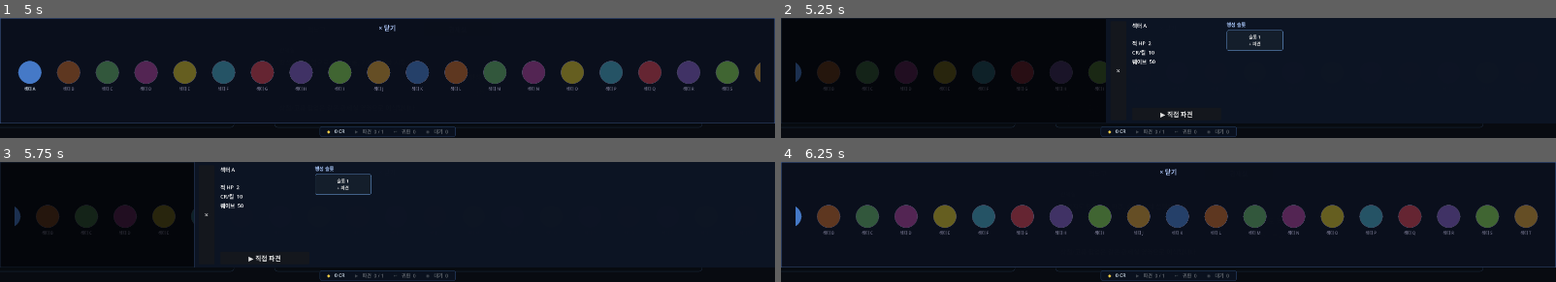
Above: before the commit, frames 1-4 (two rows, left to right).
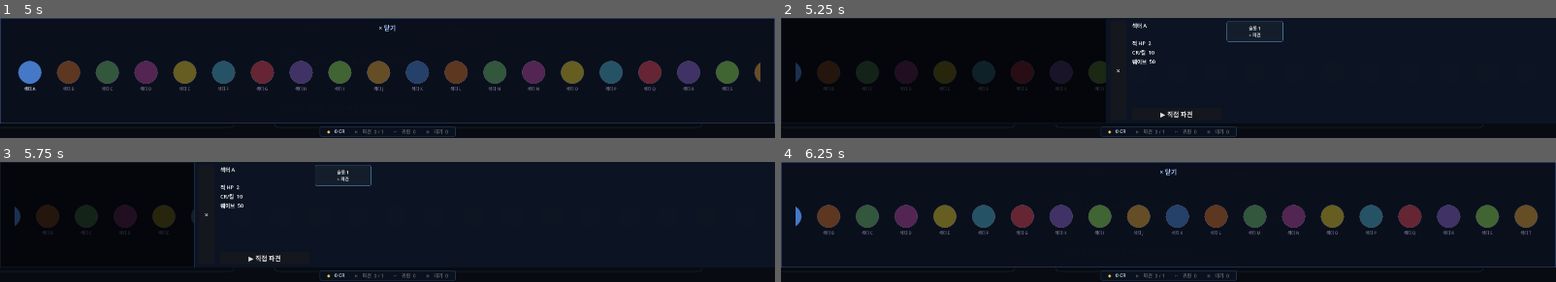
Above: after the commit, the same moments.

Repository: havergooday/dockclicker
Game: Godot game, scene res://scenes/main/main.tscn
Same seed, same stepped clock (60 frames per second), same inputs: the game is played once before the commit and once after it.
Inputs (mouse positions are in pixels of both pictures, inside the frame that each line leads up to):
- Up to frame 1 (5 s): click "항성지도 열기" at 0.5 s; click "× 닫기" at 1.25 s; click "격납고" at 2 s; click "브릿지" at 2.75 s; click "관제실" at 3.5 s; click "항성지도 열기" at 4.25 s
- Up to frame 2 (5.25 s): click (812, 76) at 5.02 s
- Up to frame 3 (5.75 s): no input
- Up to frame 4 (6.25 s): click "×" at 5.75 s

Frame 1 is identical in both runs. In frame 2, 0.5% of the frame differs, in the area x 57-65%, y 2-28%; in frame 3, 0.4%; in frame 4, nothing differs.

Commit message:
refactor: inline bay selection in star map popup
슬롯 클릭 시 플로팅 팝업 체인(베이 선택 → 확인) 대신 슬라이드 패널
내 슬롯 영역이 인라인 베이 목록으로 전환되는 방식으로 교체.
팝업 관련 변수·함수 제거, _show_bay_list / _hide_bay_list / _dispatch_from_bay 추가.

Co-Authored-By: Claude Sonnet 4.6 <noreply@anthropic.com>

Diff:
--- a/scripts/ui/star_map_popup.gd
+++ b/scripts/ui/star_map_popup.gd
@@ -18,23 +18,18 @@
 var _slide_panel: PanelContainer
 var _detail_info_label: Label
 var _slot_grid: GridContainer
-var _ship_popup: PanelContainer
-var _ship_popup_body: VBoxContainer
-var _confirm_popup: PanelContainer
-var _confirm_label: Label
 var _toast_label: Label
-var _confirm_bay_index: int = -1
 var _selected_planet_id: String = ""
 var _planet_detail_mode: bool = false
-var _selected_slot_index: int = -1
-var _selected_bay_index: int = -1
-var _last_ship_anchor: Control = null
 var _planet_buttons: Dictionary = {}
 var _saved_planet_scroll_x: int = 0
 var _planet_dragging: bool = false
 var _planet_drag_anchor_x: float = 0.0
 var _planet_drag_scroll_start: int = 0
 var _detail_overlay: ColorRect
+var _slot_scroll_container: ScrollContainer
+var _bay_list_container: VBoxContainer
+var _bay_select_mode: bool = false
 
 
 func _ready() -> void:
@@ -75,14 +70,11 @@
 	tween.tween_property(_main_panel, "offset_top", -POPUP_HEIGHT, 0.18).set_ease(Tween.EASE_IN).set_trans(Tween.TRANS_SINE)
 	tween.tween_callback(func():
 		hide()
-		_hide_ship_popup()
-		_hide_confirm_popup()
 		_hide_toast()
+		_hide_bay_list()
 		_slide_panel.visible = false
 		_detail_overlay.visible = false
 		_planet_dragging = false
-		_selected_slot_index = -1
-		_selected_bay_index = -1
 		_planet_detail_mode = false
 	)
 
@@ -245,117 +237,43 @@
 	var direct_btn := Button.new()
 	direct_btn.text = "▶ 직접 파견"
 	direct_btn.custom_minimum_size = Vector2(0, 32)
-	direct_btn.pressed.connect(func(): _confirm_dispatch(-1))
+	direct_btn.pressed.connect(func():
+		GameState.selected_planet = _selected_planet_id
+		GameState.start_direct_dispatch()
+		PanelManager.show_panel("clicker")
+		hide()
+	)
 	info_section.add_child(direct_btn)
 
 	# Right: planet slot section
 	var slot_wrap := VBoxContainer.new()
 	slot_wrap.size_flags_horizontal = Control.SIZE_EXPAND_FILL
-	slot_wrap.add_theme_constant_override("separation", 4)
+	slot_wrap.size_flags_vertical = Control.SIZE_EXPAND_FILL
 	row.add_child(slot_wrap)
 
-	var slot_title := Label.new()
-	slot_title.text = "행성 슬롯"
-	slot_title.add_theme_font_size_override("font_size", 12)
-	slot_title.modulate = Color(0.68, 0.80, 1.0)
-	slot_wrap.add_child(slot_title)
-
-	var slot_scroll := ScrollContainer.new()
-	slot_scroll.horizontal_scroll_mode = ScrollContainer.SCROLL_MODE_AUTO
-	slot_scroll.vertical_scroll_mode = ScrollContainer.SCROLL_MODE_DISABLED
-	slot_scroll.size_flags_horizontal = Control.SIZE_EXPAND_FILL
-	slot_scroll.size_flags_vertical = Control.SIZE_EXPAND_FILL
-	slot_wrap.add_child(slot_scroll)
+	_slot_scroll_container = ScrollContainer.new()
+	_slot_scroll_container.horizontal_scroll_mode = ScrollContainer.SCROLL_MODE_AUTO
+	_slot_scroll_container.vertical_scroll_mode = ScrollContainer.SCROLL_MODE_DISABLED
+	_slot_scroll_container.size_flags_horizontal = Control.SIZE_EXPAND_FILL
+	_slot_scroll_container.size_flags_vertical = Control.SIZE_EXPAND_FILL
+	slot_wrap.add_child(_slot_scroll_container)
 
 	_slot_grid = GridContainer.new()
 	_slot_grid.columns = 4
 	_slot_grid.add_theme_constant_override("h_separation", 8)
 	_slot_grid.add_theme_constant_override("v_separation", 8)
-	slot_scroll.add_child(_slot_grid)
+	_slot_scroll_container.add_child(_slot_grid)
+
+	_bay_list_container = VBoxContainer.new()
+	_bay_list_container.size_flags_horizontal = Control.SIZE_EXPAND_FILL
+	_bay_list_container.size_flags_vertical = Control.SIZE_EXPAND_FILL
+	_bay_list_container.add_theme_constant_override("separation", 4)
+	_bay_list_container.visible = false
+	slot_wrap.add_child(_bay_list_container)
 
 
 func _build_float_popups() -> void:
-	_ship_popup = PanelContainer.new()
-	_ship_popup.visible = false
-	_ship_popup.mouse_filter = Control.MOUSE_FILTER_STOP
-	_ship_popup.size = Vector2(240, 240)
-	var ship_style := StyleBoxFlat.new()
-	ship_style.bg_color = Color(0.05, 0.08, 0.14, 0.98)
-	ship_style.border_color = Color(0.40, 0.60, 0.82, 0.9)
-	ship_style.set_border_width_all(1)
-	ship_style.set_corner_radius_all(6)
-	ship_style.content_margin_left = 10
-	ship_style.content_margin_right = 10
-	ship_style.content_margin_top = 8
-	ship_style.content_margin_bottom = 8
-	_ship_popup.add_theme_stylebox_override("panel", ship_style)
-	add_child(_ship_popup)
-
-	var ship_root := VBoxContainer.new()
-	ship_root.set_anchors_and_offsets_preset(Control.PRESET_FULL_RECT)
-	ship_root.add_theme_constant_override("separation", 6)
-	_ship_popup.add_child(ship_root)
-
-	var ship_header := HBoxContainer.new()
-	ship_root.add_child(ship_header)
-
-	var ship_title := Label.new()
-	ship_title.text = "베이 선택"
-	ship_title.add_theme_font_size_override("font_size", 13)
-	ship_title.size_flags_horizontal = Control.SIZE_EXPAND_FILL
-	ship_header.add_child(ship_title)
-
-	var ship_close := Button.new()
-	ship_close.text = "×"
-	ship_close.custom_minimum_size = Vector2(24, 0)
-	ship_close.pressed.connect(_hide_ship_popup)
-	ship_header.add_child(ship_close)
-
-	_ship_popup_body = VBoxContainer.new()
-	_ship_popup_body.add_theme_constant_override("separation", 4)
-	_ship_popup_body.size_flags_horizontal = Control.SIZE_EXPAND_FILL
-	_ship_popup_body.size_flags_vertical = Control.SIZE_EXPAND_FILL
-	ship_root.add_child(_ship_popup_body)
-
-	_confirm_popup = PanelContainer.new()
-	_confirm_popup.visible = false
-	_confirm_popup.mouse_filter = Control.MOUSE_FILTER_STOP
-	_confirm_popup.size = Vector2(190, 102)
-	var confirm_style := StyleBoxFlat.new()
-	confirm_style.bg_color = Color(0.05, 0.08, 0.14, 0.98)
-	confirm_style.border_color = Color(0.54, 0.74, 1.0, 0.9)
-	confirm_style.set_border_width_all(1)
-	confirm_style.set_corner_radius_all(6)
-	confirm_style.content_margin_left = 10
-	confirm_style.content_margin_right = 10
-	confirm_style.content_margin_top = 8
-	confirm_style.content_margin_bottom = 8
-	_confirm_popup.add_theme_stylebox_override("panel", confirm_style)
-	add_child(_confirm_popup)
-
-	var confirm_root := VBoxContainer.new()
-	confirm_root.set_anchors_and_offsets_preset(Control.PRESET_FULL_RECT)
-	confirm_root.add_theme_constant_override("separation", 6)
-	_confirm_popup.add_child(confirm_root)
-
-	_confirm_label = Label.new()
-	_confirm_label.text = "파견 시작?"
-	_confirm_label.horizontal_alignment = HORIZONTAL_ALIGNMENT_CENTER
-	confirm_root.add_child(_confirm_label)
-
-	var confirm_buttons := HBoxContainer.new()
-	confirm_buttons.add_theme_constant_override("separation", 6)
-	confirm_root.add_child(confirm_buttons)
-
-	var ok_btn := Button.new()
-	ok_btn.text = "확인"
-	ok_btn.pressed.connect(func(): _confirm_dispatch(_confirm_bay_index))
-	confirm_buttons.add_child(ok_btn)
-
-	var cancel_btn := Button.new()
-	cancel_btn.text = "취소"
-	cancel_btn.pressed.connect(_hide_confirm_popup)
-	confirm_buttons.add_child(cancel_btn)
+	pass
 
 
 func _build_toast() -> void:
@@ -490,7 +408,7 @@
 	btn.add_theme_font_size_override("font_size", 11)
 	if bay_index < 0:
 		btn.text = "슬롯 %d\n+ 파견" % (slot_idx + 1)
-		btn.pressed.connect(func(): _open_ship_popup(slot_idx, btn))
+		btn.pressed.connect(func(): _show_bay_list(slot_idx))
 		_apply_slot_style(btn, "offline", false)
 	else:
 		var slot := GameState.auto_slots[bay_index] as DispatchManager.AutoSlot
@@ -564,8 +482,7 @@
 
 func _deselect_planet() -> void:
 	_planet_detail_mode = false
-	_hide_ship_popup()
-	_hide_confirm_popup()
+	_hide_bay_list()
 	_rebuild_planets()
 	_exit_detail_mode()
 
@@ -594,57 +511,74 @@
 	)
 
 
-func _open_ship_popup(slot_index: int, anchor: Control) -> void:
-	_selected_slot_index = slot_index
-	_last_ship_anchor = anchor
-	_selected_bay_index = -1
-	_hide_confirm_popup()
-
-	for child in _ship_popup_body.get_children():
+func _show_bay_list(slot_idx: int) -> void:
+	_bay_select_mode = true
+	_slot_scroll_container.visible = false
+	_bay_list_container.visible = true
+	for child in _bay_list_container.get_children():
 		child.queue_free()
 
-	var note := Label.new()
-	note.text = "파견할 베이를 선택하세요"
-	note.add_theme_font_size_override("font_size", 11)
-	_ship_popup_body.add_child(note)
-
+	var header := Label.new()
+	header.text = "슬롯 %d — 파견 베이 선택" % (slot_idx + 1)
+	header.add_theme_font_size_override("font_size", 12)
+	header.modulate = Color(0.75, 0.88, 1.0)
+	_bay_list_container.add_child(header)
+
+	var sep := HSeparator.new()
+	_bay_list_container.add_child(sep)
+
+	var has_any := false
 	for i in GameState.auto_slots.size():
 		var bay_index := i
 		var slot := GameState.auto_slots[i] as DispatchManager.AutoSlot
 		if slot.state == "locked":
 			continue
-		var bay_btn := Button.new()
-		bay_btn.text = "BAY %02d  — %s" % [bay_index + 1, _slot_state_text(slot.state, false, "")]
-		bay_btn.disabled = slot.state != "offline"
-		bay_btn.pressed.connect(func(): _select_ship_bay(bay_index))
-		_ship_popup_body.add_child(bay_btn)
-
-	var local_pos := anchor.global_position - global_position + Vector2(anchor.size.x + 8, 0)
-	_ship_popup.position = local_pos
-	_ship_popup.visible = true
-
-
-func _select_ship_bay(bay_index: int) -> void:
-	_selected_bay_index = bay_index
-	_show_confirm_popup(bay_index)
-
-
-func _show_confirm_popup(bay_index: int) -> void:
-	_confirm_bay_index = bay_index
-	_confirm_label.text = "BAY %02d 파견 시작?" % (bay_index + 1)
-	_confirm_popup.position = _ship_popup.position + Vector2(_ship_popup.size.x + 8, 32)
-	_confirm_popup.visible = true
-
-
-func _confirm_dispatch(bay_index: int) -> void:
-	_hide_ship_popup()
-	_hide_confirm_popup()
-	if bay_index < 0:
-		GameState.selected_planet = _selected_planet_id
-		GameState.start_direct_dispatch()
-		PanelManager.show_panel("clicker")
-		hide()
-		return
+		has_any = true
+		var row := HBoxContainer.new()
+		row.add_theme_constant_override("separation", 8)
+		_bay_list_container.add_child(row)
+
+		var name_lbl := Label.new()
+		name_lbl.text = "BAY %02d  %s" % [bay_index + 1, _slot_state_text(slot.state, false, "")]
+		name_lbl.size_flags_horizontal = Control.SIZE_EXPAND_FILL
+		name_lbl.add_theme_font_size_override("font_size", 12)
+		row.add_child(name_lbl)
+
+		var dispatch_btn := Button.new()
+		dispatch_btn.text = "파견 ▶"
+		dispatch_btn.custom_minimum_size = Vector2(72, 28)
+		dispatch_btn.disabled = slot.state != "offline"
+		dispatch_btn.pressed.connect(func(): _dispatch_from_bay(bay_index))
+		row.add_child(dispatch_btn)
+
+	if not has_any:
+		var empty_lbl := Label.new()
+		empty_lbl.text = "사용 가능한 베이 없음"
+		empty_lbl.modulate = Color(0.55, 0.55, 0.65)
+		_bay_list_container.add_child(empty_lbl)
+
+	var spacer := Control.new()
+	spacer.size_flags_vertical = Control.SIZE_EXPAND_FILL
+	_bay_list_container.add_child(spacer)
+
+	var cancel_row := HBoxContainer.new()
+	cancel_row.alignment = BoxContainer.ALIGNMENT_END
+	_bay_list_container.add_child(cancel_row)
+
+	var cancel_btn := Button.new()
+	cancel_btn.text = "← 취소"
+	cancel_btn.pressed.connect(_hide_bay_list)
+	cancel_row.add_child(cancel_btn)
+
+
+func _hide_bay_list() -> void:
+	_bay_select_mode = false
+	_slot_scroll_container.visible = true
+	_bay_list_container.visible = false
+
+
+func _dispatch_from_bay(bay_index: int) -> void:
+	_hide_bay_list()
 	var pilot_id := _get_first_idle_pilot_id()
 	if pilot_id == "":
 		_show_toast("대기 파일럿이 없습니다.")
@@ -660,14 +594,6 @@
 	for pilot in GameState.get_idle_pilots():
 		return str(pilot.get("id", ""))
 	return ""
-
-
-func _hide_ship_popup() -> void:
-	_ship_popup.visible = false
-
-
-func _hide_confirm_popup() -> void:
-	_confirm_popup.visible = false
 
 
 func _show_toast(text: String) -> void:
@@ -705,10 +631,8 @@
 	if not visible:
 		return
 	if event.is_action_pressed("ui_cancel"):
-		if _confirm_popup.visible:
-			_hide_confirm_popup()
-		elif _ship_popup.visible:
-			_hide_ship_popup()
+		if _bay_select_mode:
+			_hide_bay_list()
 		elif _planet_detail_mode:
 			_deselect_planet()
 		else:
Not shown, changed: docs/implemented-features.md
